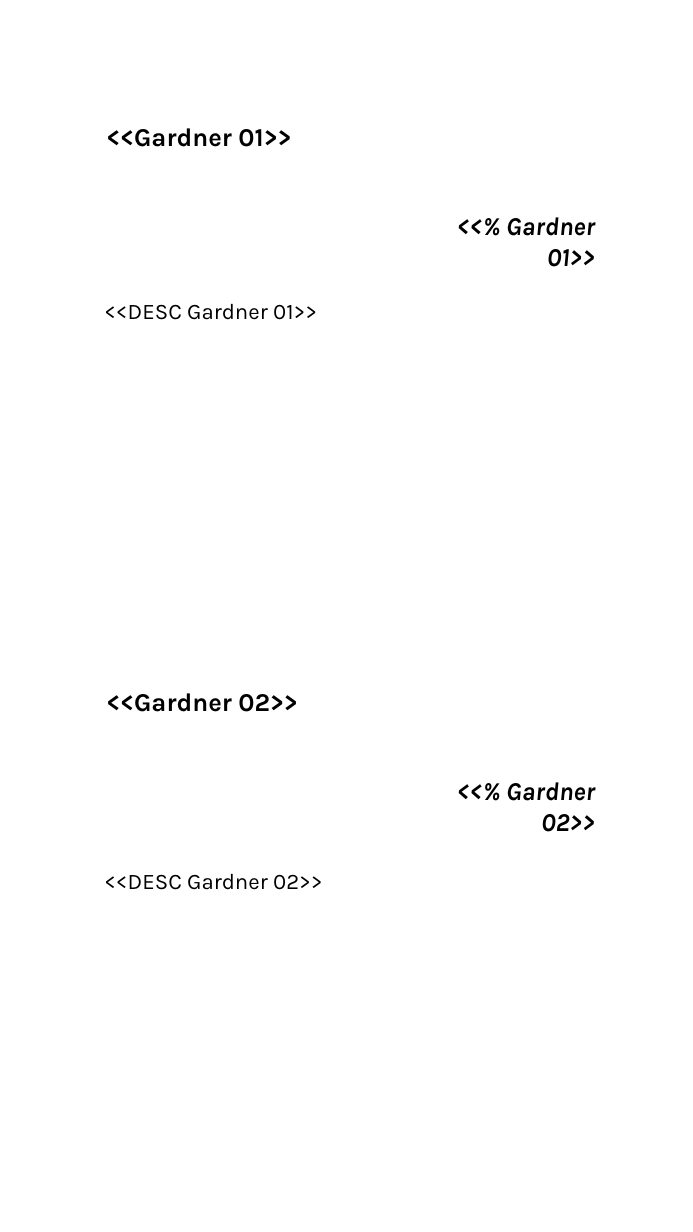
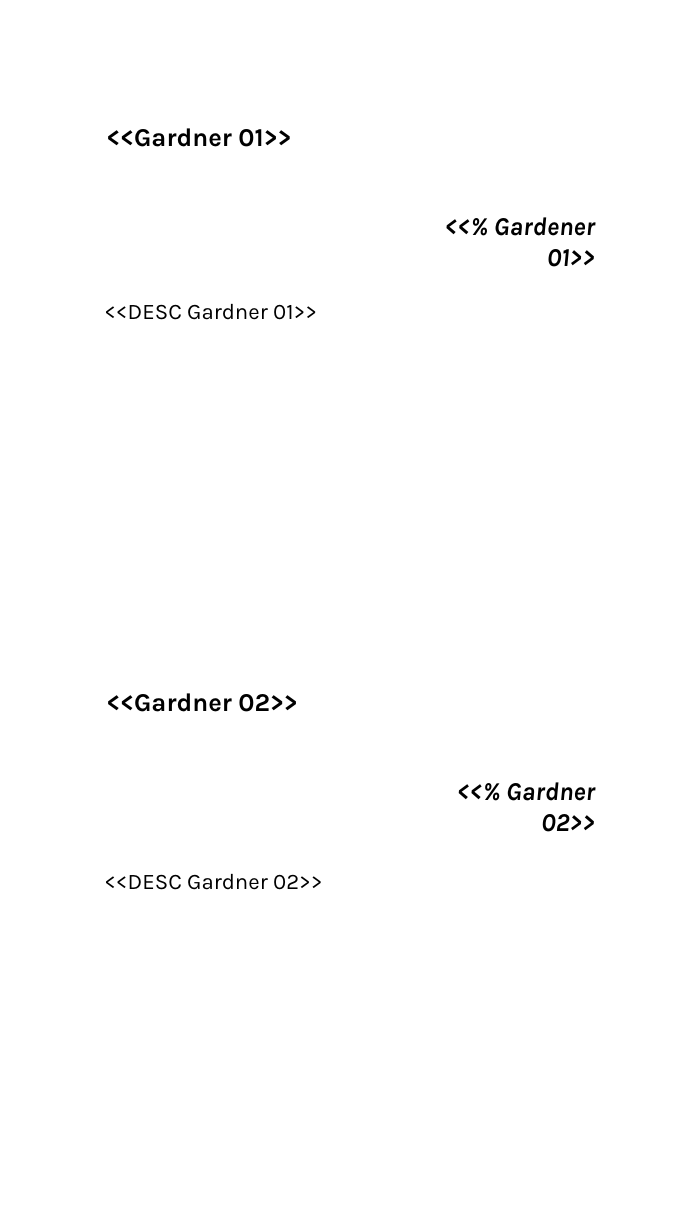
Before and after one commit to gero-educacion/reportgen, a slide deck: slide 26 of assets/Template_Autoconocimiento 2.0 (counseling).pptx. Drawn at 693x1232 pixels with LibreOffice and Linux fonts; fonts in the diff are those of the drawing; background and template pictures are left out. Boxes give left, top, right and bottom in pixels: in the first picture for what was removed or moved away, otherwise in the second. Text is boxed around its words. In the diff, an @@ line names an element or a change of style, - is before the commit and + after.

```diff
--- a/assets/Template_Autoconocimiento 2.0 (counseling).pptx
+++ b/assets/Template_Autoconocimiento 2.0 (counseling).pptx
@@ text at (494, 217, 595, 267): text changed @@
-<<% Gardner 01>>
+<<% Gardener 01>>
```
Also in this commit, not shown: 1 other slide changed, 1 slide added, 11 other files.
